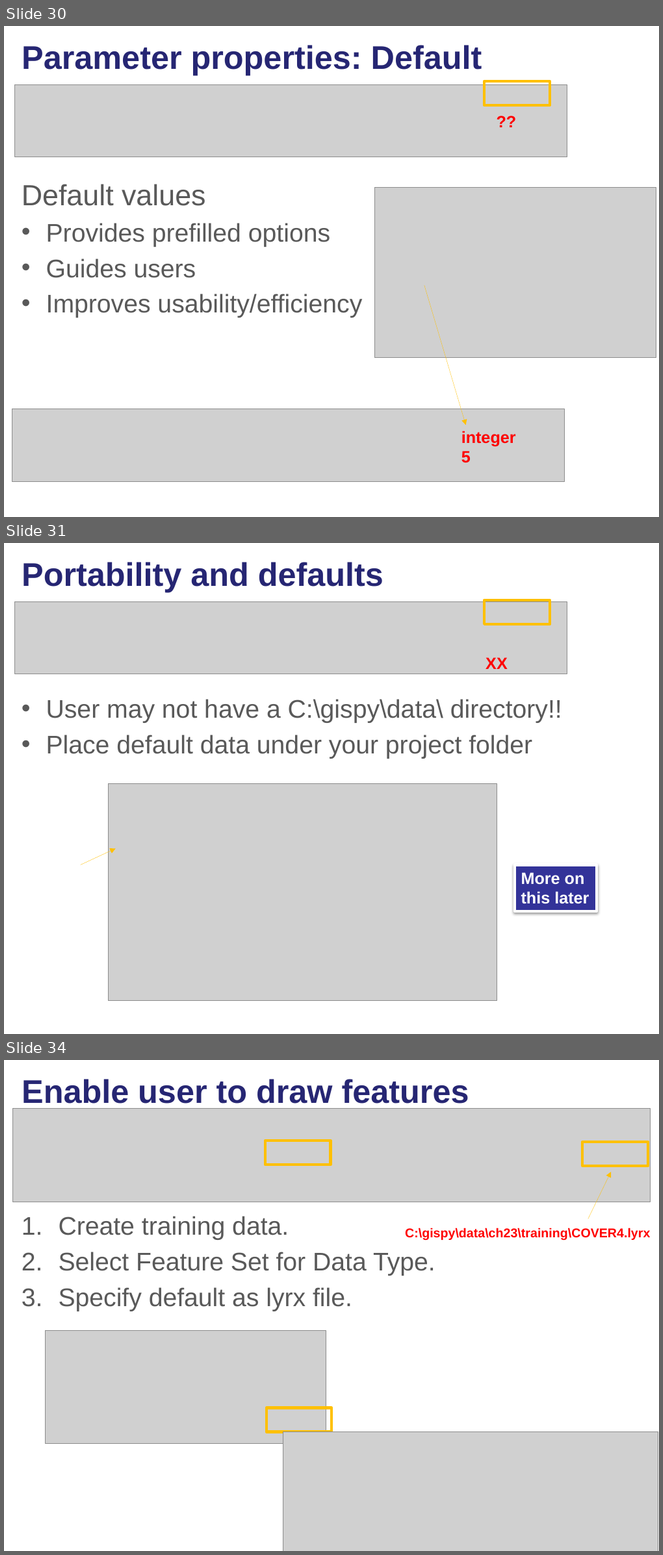
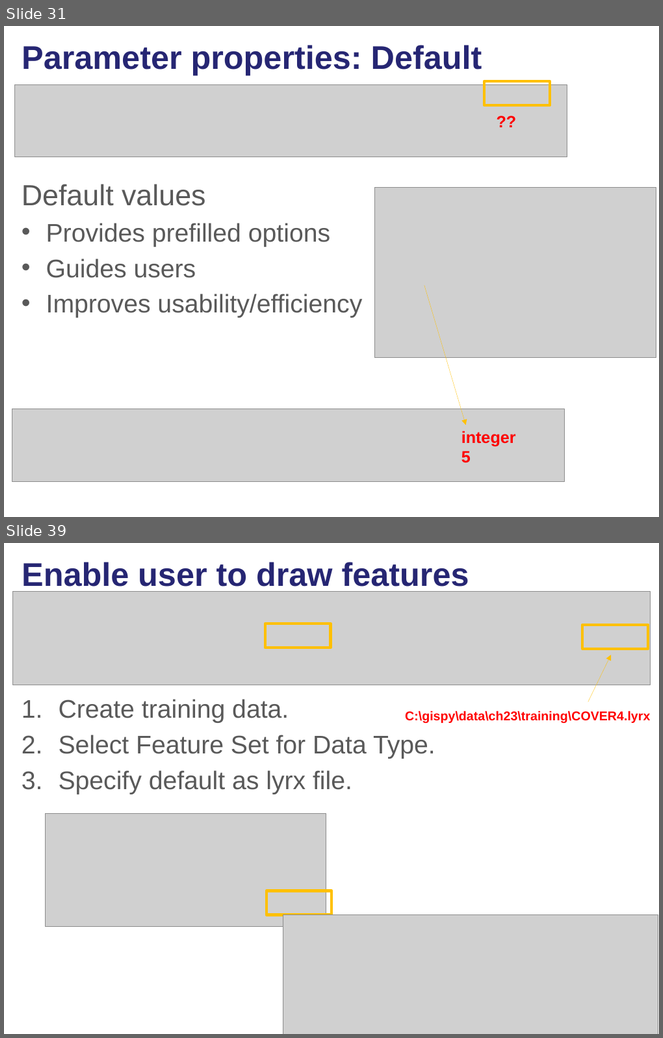
Before and after one commit to lgtateos/gis540, a slide deck: slides/scriptToolParameters.pptx. Shown one above the other, each under a label of ours: slides 30, 31 and 34 before the commit, slides 31 and 39 after it; the slides between them are not shown. The pictures are 663x1555 and 663x1038 pixels, drawn with LibreOffice and Linux fonts; fonts in the diff are those of the drawing; grey boxes stand for pictures. Boxes give left, top, right and bottom in pixels: in the first picture for what was removed or moved away, otherwise in the second. Text is boxed around its words. In the diff, an @@ line names an element or a change of style, - is before the commit and + after.

```diff
--- a/slides/scriptToolParameters.pptx
+++ b/slides/scriptToolParameters.pptx
@@ slide 31 removed at [4,543,659,1034], background #FFFFFF @@
@@ title removed at [22,562,384,592] @@
-Portability and defaults
@@ rectangle removed at [484,600,550,624] @@
@@ picture removed at [15,602,568,674] @@
@@ text removed at [486,657,508,669] @@
-XX
@@ text removed at [46,699,562,759] @@
-• User may not have a C:\gispy\data\ directory!!
-• Place default data under your project folder
@@ picture removed at [108,783,497,1001] @@
@@ arrow removed from (81, 865) to (115, 849) @@
@@ rectangle removed at [514,865,596,912] @@
-More on
-this later
@@ what was slide 30 is now slide 31 @@
@@ what was slide 34 is now slide 39 @@
```
Also in this commit, not shown: 10 slides changed, 6 slides added, 1 other slide removed.
